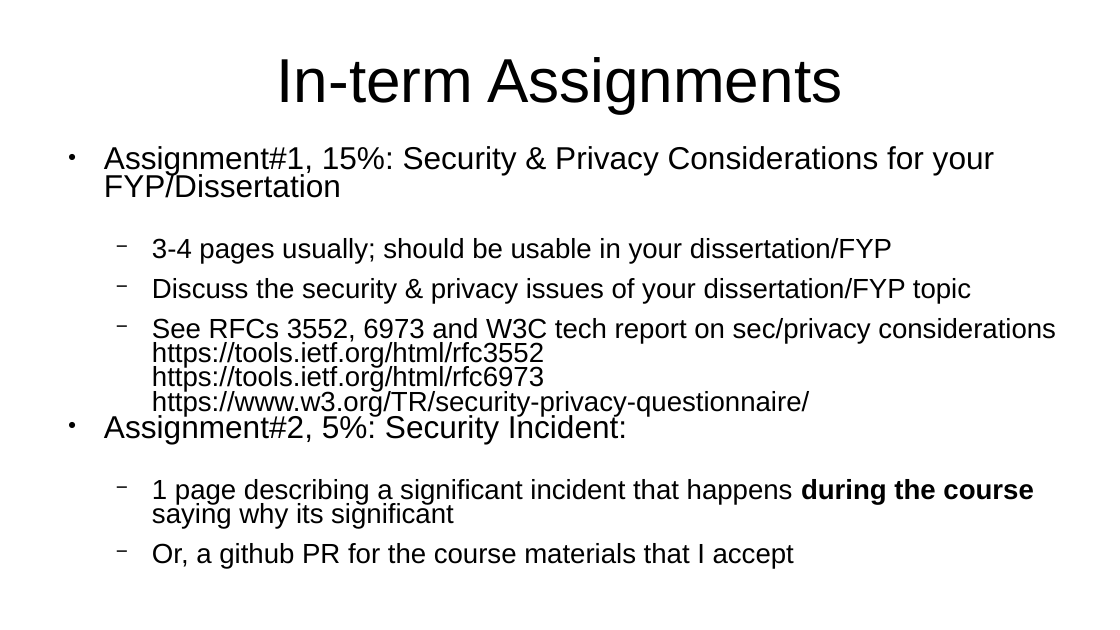
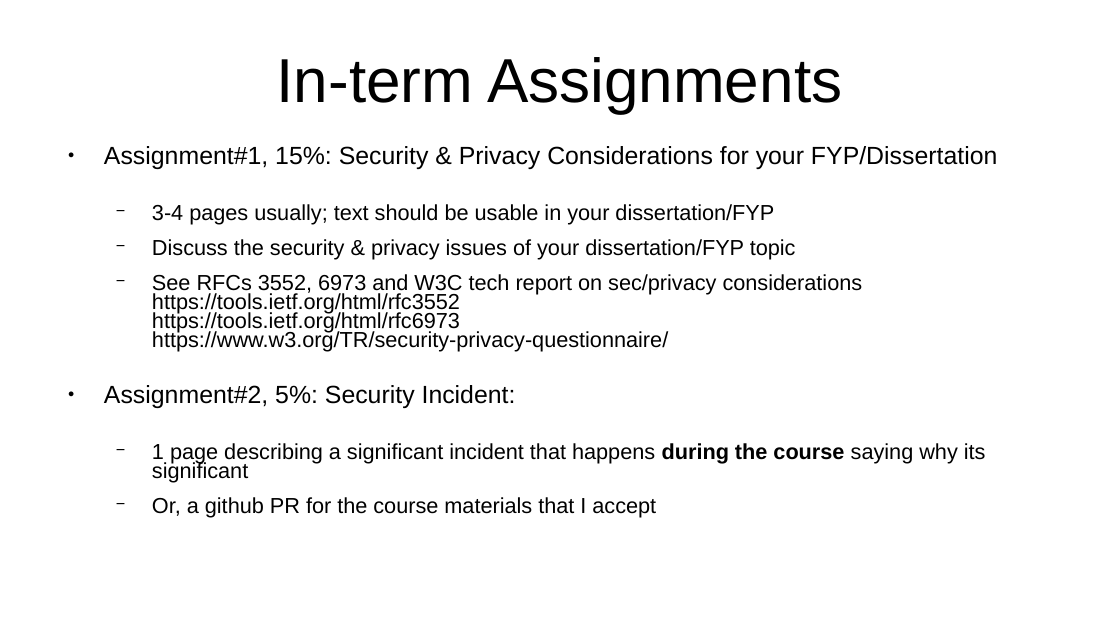
Before and after one commit to sftcd/cs7053, a slide deck: slide 6 of 2023lectures/00-quick-intro.odp (slide 5 before the commit). Drawn at 1120x630 pixels with LibreOffice and Linux fonts; fonts in the diff are those of the drawing. Boxes give left, top, right and bottom in pixels: in the first picture for what was removed or moved away, otherwise in the second. Text is boxed around its words. In the diff, an @@ line names an element or a change of style, - is before the commit and + after.

```diff
--- a/2023lectures/00-quick-intro.odp
+++ b/2023lectures/00-quick-intro.odp
@@ text at box(104, 146, 997, 518): size 22.4 to 17.6 pt in "Assignment#1, 15%: Security & Privacy Considerations for ...", "Assignment#2, 5%: Security Incident:"; size 19.6 to 15.4 pt in "Discuss the security & privacy issues of ...", "See RFCs 3552, 6973 and W3C tech ...", "1 page describing a significant incident that ...", "Or, a github PR for the course ..." @@
@@ text at box(152, 204, 774, 225): text changed; size 19.6 to 15.4 pt @@
-  − 3-4 pages usually; should be usable in your dissertation/FYP
+  − 3-4 pages usually; text should be usable in your dissertation/FYP
```
Also in this commit, not shown: 2 other slides changed, 2 slides added, 1 slide removed, 4 other files.
